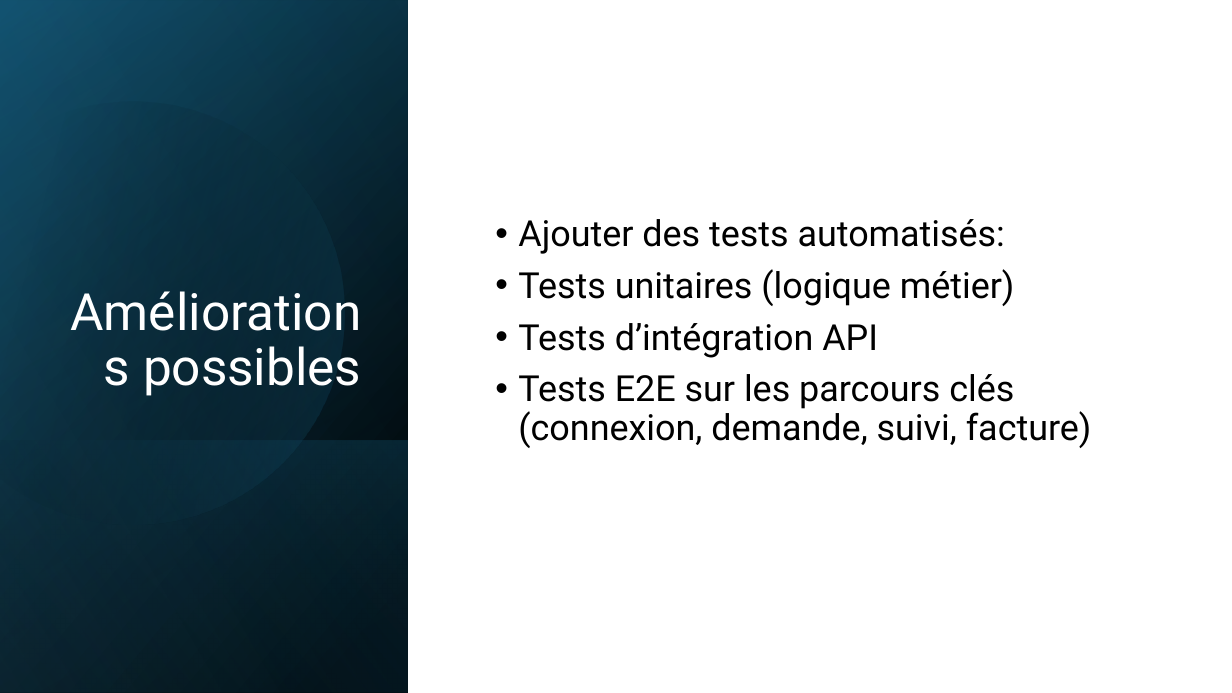
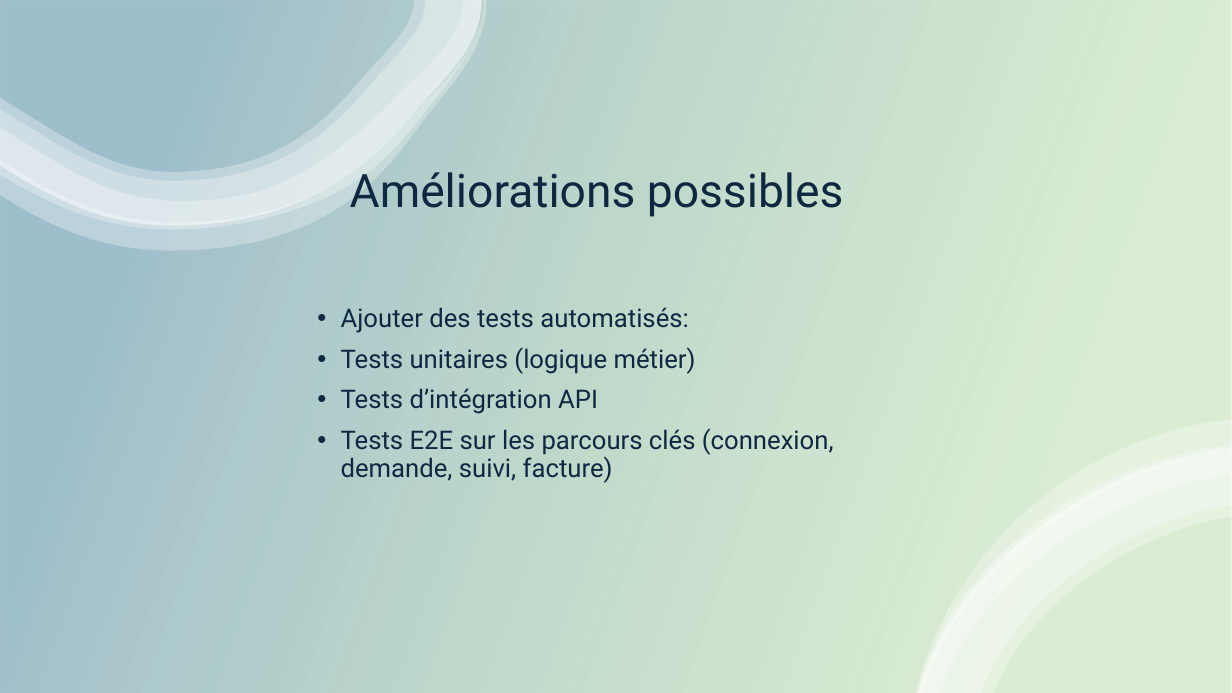
Before and after one commit to xpelletier07/Projet_Site_Immigration, a slide deck: slide 23 of Mandats/Mandat_3/Présentation.pptx (slide 37 before the commit). Drawn at 1232x693 pixels with LibreOffice and Linux fonts; fonts in the diff are those of the drawing. Boxes give left, top, right and bottom in pixels: in the first picture for what was removed or moved away, otherwise in the second. Text is boxed around its words. In the diff, an @@ line names an element or a change of style, - is before the commit and + after.

```diff
--- a/Mandats/Mandat_3/Présentation.pptx
+++ b/Mandats/Mandat_3/Présentation.pptx
@@ rectangle at (0, 0, 1232, 693): fill #FFFFFF to gradient #4EA72E to #156082 @@
@@ rectangle removed at (0, 0, 409, 693) @@
@@ rectangle removed at (0, 1, 409, 693) @@
@@ rectangle removed at (0, 0, 409, 692) @@
@@ group added at (0, 0, 487, 250): 4 freeform shapes @@
@@ freeform shape removed at (0, 52, 395, 567) @@
@@ title "Améliorations possibles": place and size @@
-title "Améliorations possibles" at (143, 346, 361, 396)
+title "Améliorations possibles" at (350, 166, 844, 217)
@@ title "Améliorations possibles" at (350, 166, 844, 217): size 40 to 36 pt, text colour #FFFFFF to #0E2841; alignment right to centre; vertical alignment bottom to middle @@
@@ text "Ajouter des tests automatisés:": place and size @@
-text "Ajouter des tests automatisés:" at (518, 219, 1092, 448)
+text "Ajouter des tests automatisés:" at (341, 307, 834, 483)
@@ text "Ajouter des tests automatisés:" at (341, 307, 834, 483): size 28 to 20 pt, text colour #000000 to #0E2841; vertical alignment middle to top @@
@@ rectangle removed at (0, 440, 409, 693) @@
@@ group added at (916, 419, 1232, 693): 4 freeform shapes @@
```
Also in this commit, not shown: 19 other slides changed, 13 slides removed, 1 other file.
